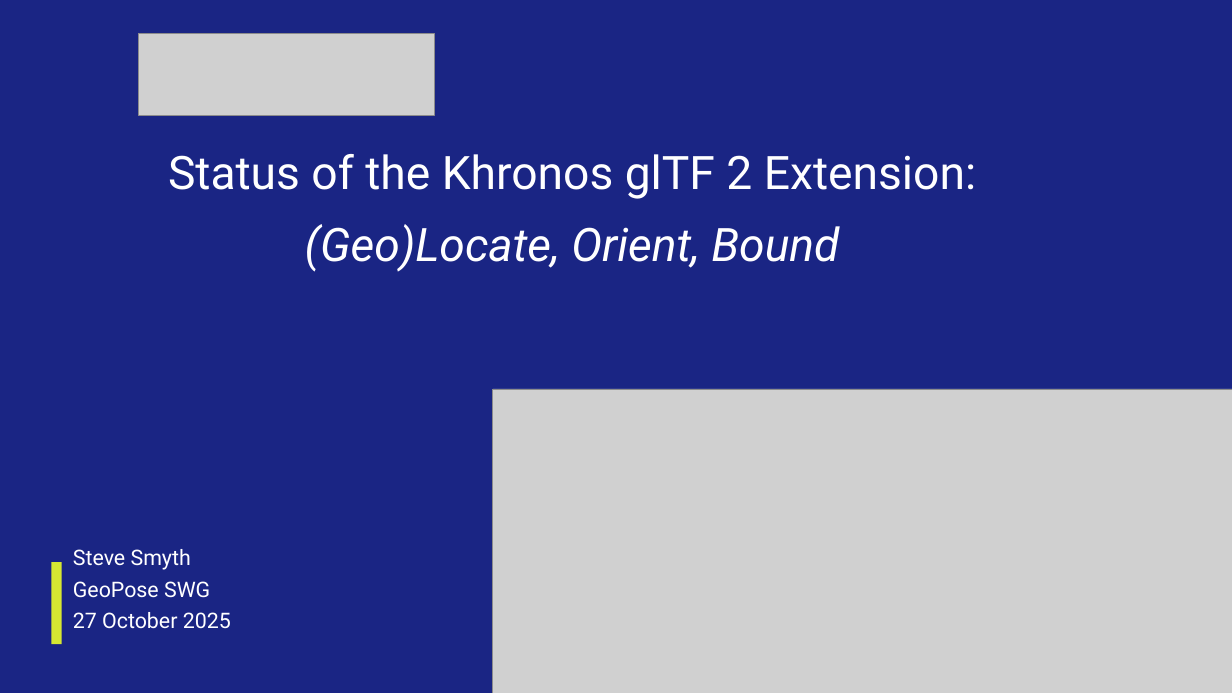
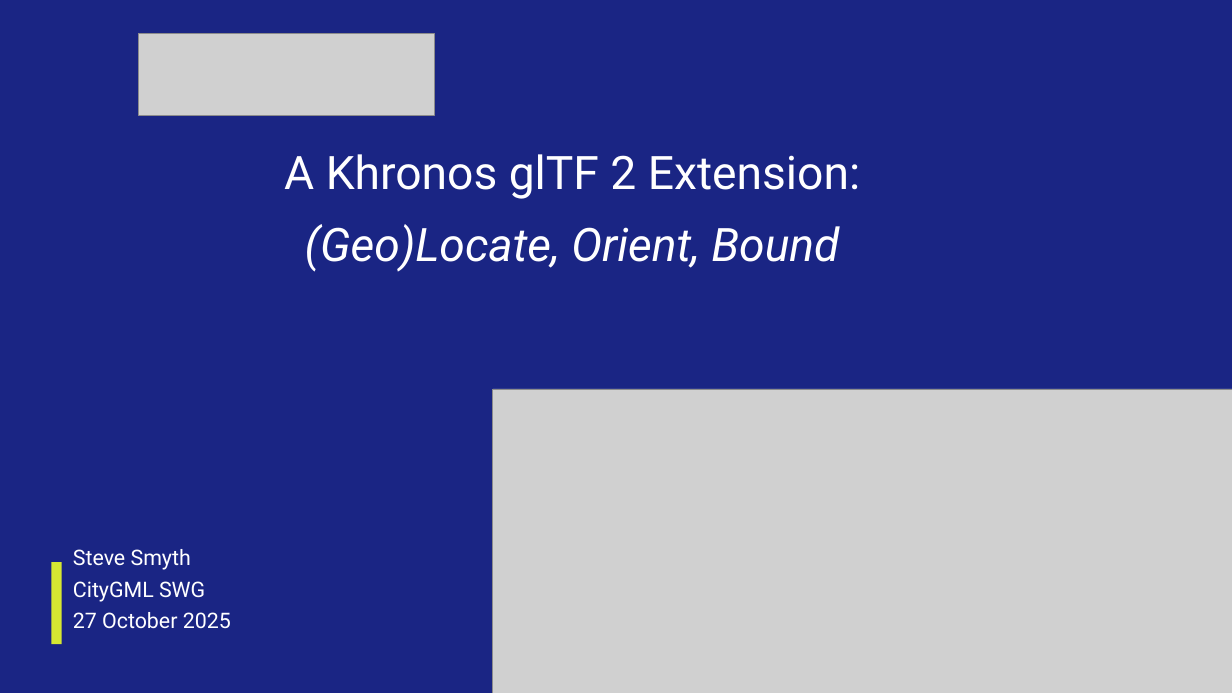
Before and after one commit to opengeospatial/GeoPose, a slide deck: slide 1 of Presentations/Boulder_2025/2025_October_glTF.pptx. Drawn at 1232x693 pixels with LibreOffice and Linux fonts; fonts in the diff are those of the drawing; grey boxes stand for pictures; background and template pictures are left out. Boxes give left, top, right and bottom in pixels: in the first picture for what was removed or moved away, otherwise in the second. Text is boxed around its words. In the diff, an @@ line names an element or a change of style, - is before the commit and + after.

```diff
--- a/Presentations/Boulder_2025/2025_October_glTF.pptx
+++ b/Presentations/Boulder_2025/2025_October_glTF.pptx
@@ text at [284,154,860,199]: text changed @@
-Status of the Khronos glTF 2 Extension:
+A Khronos glTF 2 Extension:
@@ title at [73,549,231,629]: text changed @@
-Steve Smyth
-GeoPose SWG
-27 October 2025
+Steve Smyth
+CityGML SWG
+27 October 2025
```
Also in this commit, not shown: 2 other slides changed, 1 other file.
